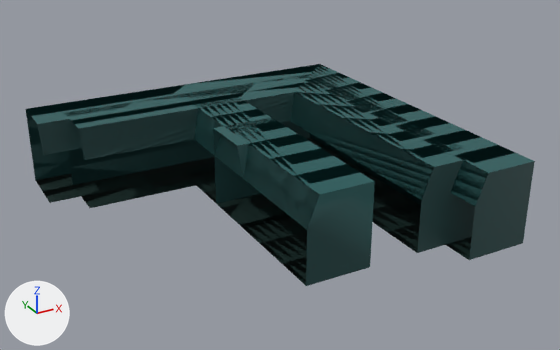
Before and after pictures for a commit that changed the FBX model Assets/Mesh/Environment/Water/gridBorders.fbx.
Both versions are drawn from a 50 mm lens placed at (-0.01079, -0.0211, 0.01026), pointed at (0.00061, -0.00038, -0.0001). The axes (+X, +Y, +Z) are drawn at lower left. The lights are the same throughout. Where no turn or scale is listed for an object, it has been applied to the vertices.

Before the edit, the objects in view are built like this:
```python
ob_edgeend = bpy.data.objects.new('edgeEnd', me_mesh_004)
ob_edgeend.location = (0.0, 0.0, 0.0)
ob_innercornerend = bpy.data.objects.new('innerCornerEnd', me_mesh_006)
ob_innercornerend.location = (0.0, 0.0, 0.0)
ob_outercorner = bpy.data.objects.new('outerCorner', me_mesh_001)
ob_outercorner.location = (0.0, 0.0, 0.0)
ob_outercornerend = bpy.data.objects.new('outerCornerEnd', me_mesh_005)
ob_outercornerend.location = (0.0, 0.0, 0.0)
ob_smallcorner = bpy.data.objects.new('smallCorner', me_mesh_003)
ob_smallcorner.location = (0.0, 0.0, 0.0)
```
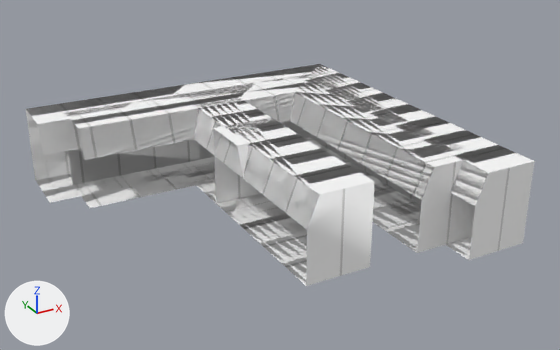
Commit message: Updated Grid Borders

Pixel boxes [x1, y1, x2, y2] of what changed, in the pictures (560 x 350 px):
'innerCornerEnd', surface changed (cyan to grey)
    both: [65, 74, 480, 253]
'edgeEnd', surface changed (cyan to white)
    both: [176, 89, 375, 286]
'outerCornerEnd', surface changed (black to grey)
    both: [26, 64, 535, 260]
'smallCorner', surface changed (black to grey)
    both: [213, 118, 304, 229]
'outerCorner', surface changed
    both: [26, 111, 388, 201]

Patch to the scene script:
```diff
--- a/Assets/Mesh/Environment/Water/gridBorders.fbx.py
+++ b/Assets/Mesh/Environment/Water/gridBorders.fbx.py
@@ img_borders_diff_psd @@
+img_borders_diff_psd = load_image('borders_DIFF.psd', '../../../Materials/Environment/borders_DIFF.png', 1024, 1024, 'sRGB')
@@ mat_lambert2 @@
 mat_lambert2 = principled_material('lambert2')
-mat_lambert2.texture = img_watertemple_diff_final_png
+mat_lambert2.texture = img_borders_diff_psd
@@ me_mesh_005 @@
 me_mesh_005.from_pydata(...)  # 15 vertices, 10 faces; spans x -0.00609..0.00609, y -0.00609..0.00609, z -0.00138..0.00138
 # used by ob_outercornerend; location = (0.0, 0.0, 0.0)
+# me_mesh_005 part 4: texture (UV) coordinates of 10 of 10 faces, centred in x -0.00099..0.00609, y -0.00609..0.00609, z -0.00138..0.00138, changed; they spanned u 0.23..0.4, v 0.33..0.41 and now span u 0.02..0.99, v 0.07..0.99
 me_mesh_005.materials.append(mat_lambert2)
@@ me_mesh_004 @@
 me_mesh_004.from_pydata(...)  # 10 vertices, 6 faces; spans x -0.00109..0.00109, y -0.005..0.005, z -0.00138..0.00138
 # used by ob_edgeend; location = (0.0, 0.0, 0.0)
+# me_mesh_004 part 2: texture (UV) coordinates of 6 of 6 faces, centred in x -0.0009..0.00109, y -0.005..0.0, z -0.00138..0.00138, changed; they spanned u 0.23..0.4, v 0.33..0.41 and now span u 0.02..0.82, v 0.07..0.99
 me_mesh_004.materials.append(mat_lambert2)
@@ me_mesh_006 @@
 me_mesh_006.from_pydata(...)  # 15 vertices, 10 faces; spans x -0.005..0.005, y -0.005..0.005, z -0.00138..0.00138
 # used by ob_innercornerend; location = (0.0, 0.0, 0.0)
+# me_mesh_006 part 3: texture (UV) coordinates of 10 of 10 faces, centred in x -0.00099..0.005, y -0.005..0.005, z -0.00138..0.00138, changed; they spanned u 0.23..0.4, v 0.33..0.41 and now span u 0.02..0.99, v 0.07..0.99
 me_mesh_006.materials.append(mat_lambert2)
@@ me_mesh_003 @@
 me_mesh_003.from_pydata(...)  # 11 vertices, 8 faces; spans x -0.00109..0.00109, y -0.00109..0.00109, z -0.00138..0.00138
 # used by ob_smallcorner; location = (0.0, 0.0, 0.0)
+# me_mesh_003 part 1: texture (UV) coordinates of 8 of 8 faces, centred in x -0.00096..0.00109, y -0.00096..0.00109, z -0.00138..0.00138, changed; they spanned u 0.23..0.4, v 0.33..0.41 and now span u 0.82..0.99, v 0.37..0.99
 me_mesh_003.materials.append(mat_lambert2)
```
